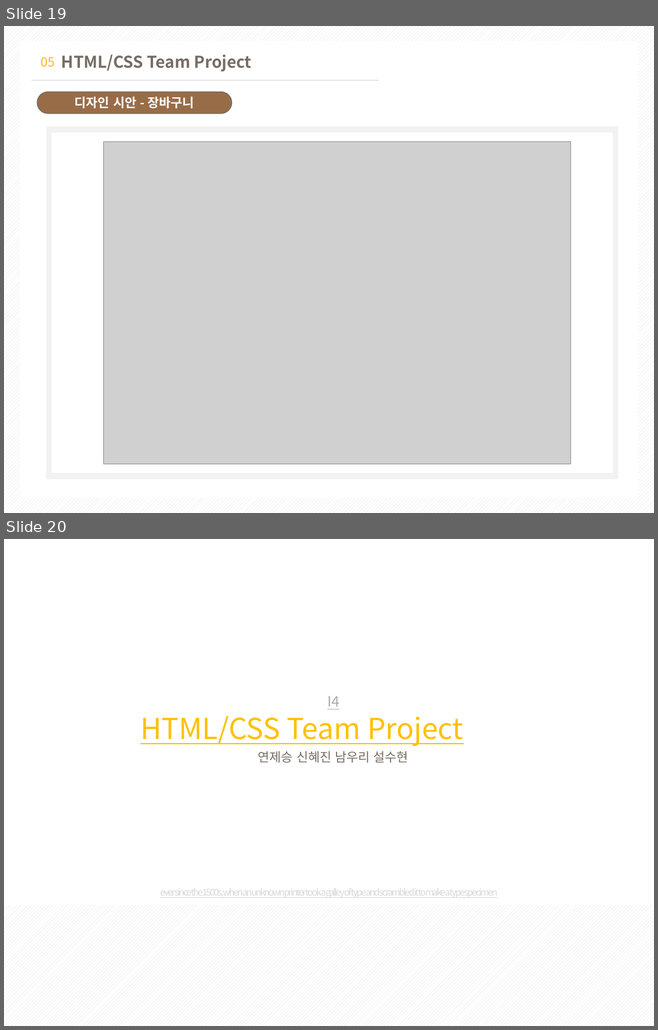
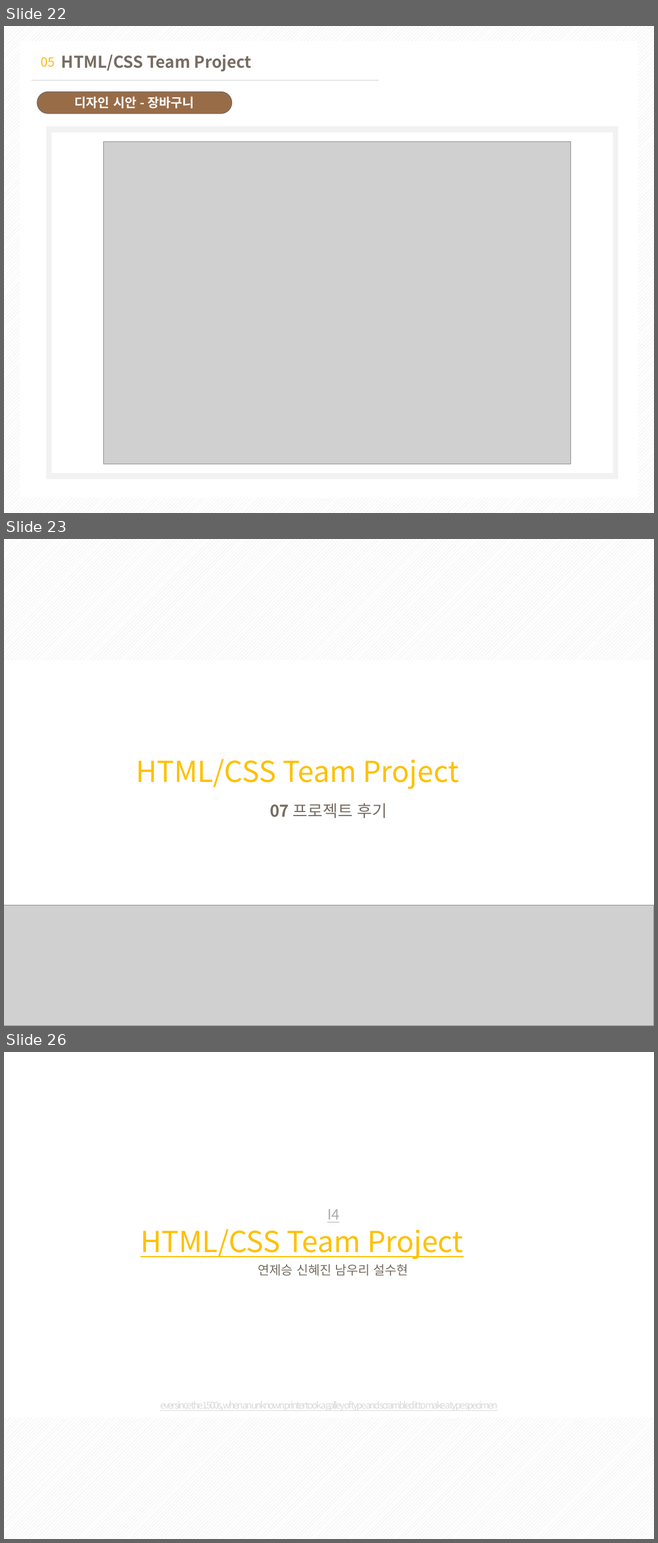
Before and after one commit to jeseung2/teamproject, a slide deck: pjt/teamPjt.pptx. Shown one above the other, each under a label of ours: slides 19 and 20 before the commit, slides 22, 23 and 26 after it; the slides between them are not shown. The pictures are 658x1030 and 658x1543 pixels, drawn with LibreOffice and Linux fonts; fonts in the diff are those of the drawing; grey boxes stand for pictures. Boxes give left, top, right and bottom in pixels: in the first picture for what was removed or moved away, otherwise in the second. Text is boxed around its words. In the diff, an @@ line names an element or a change of style, - is before the commit and + after.

```diff
--- a/pjt/teamPjt.pptx
+++ b/pjt/teamPjt.pptx
@@ slide 23 added at <box>4,539,654,1026</box>, background #FFFFFF @@
@@ rectangle added at <box>4,539,654,660</box>, fill pattern #D9D9D9 on #FFFFFF @@
@@ text added at <box>136,759,458,789</box>, 32 pt, text #FFC000 @@
+HTML/CSS Team Project
@@ text added at <box>270,803,387,818</box>, 18 pt, text #766C62 @@
+07 프로젝트 후기
@@ picture added at <box>4,906,653,1026</box> @@
@@ what was slide 19 is now slide 22 @@
@@ what was slide 20 is now slide 26 @@
```
Also in this commit, not shown: 4 slides changed, 5 other slides added.
